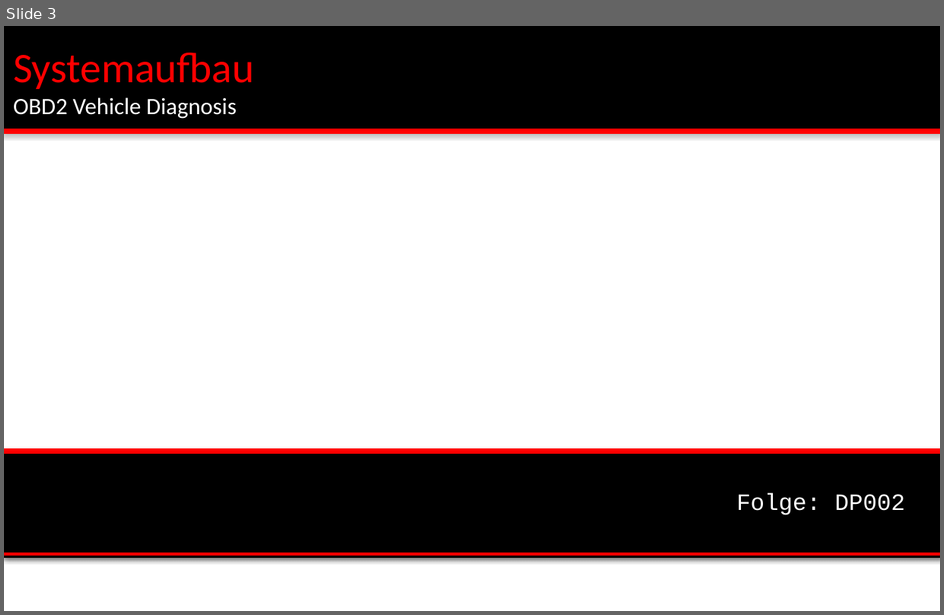
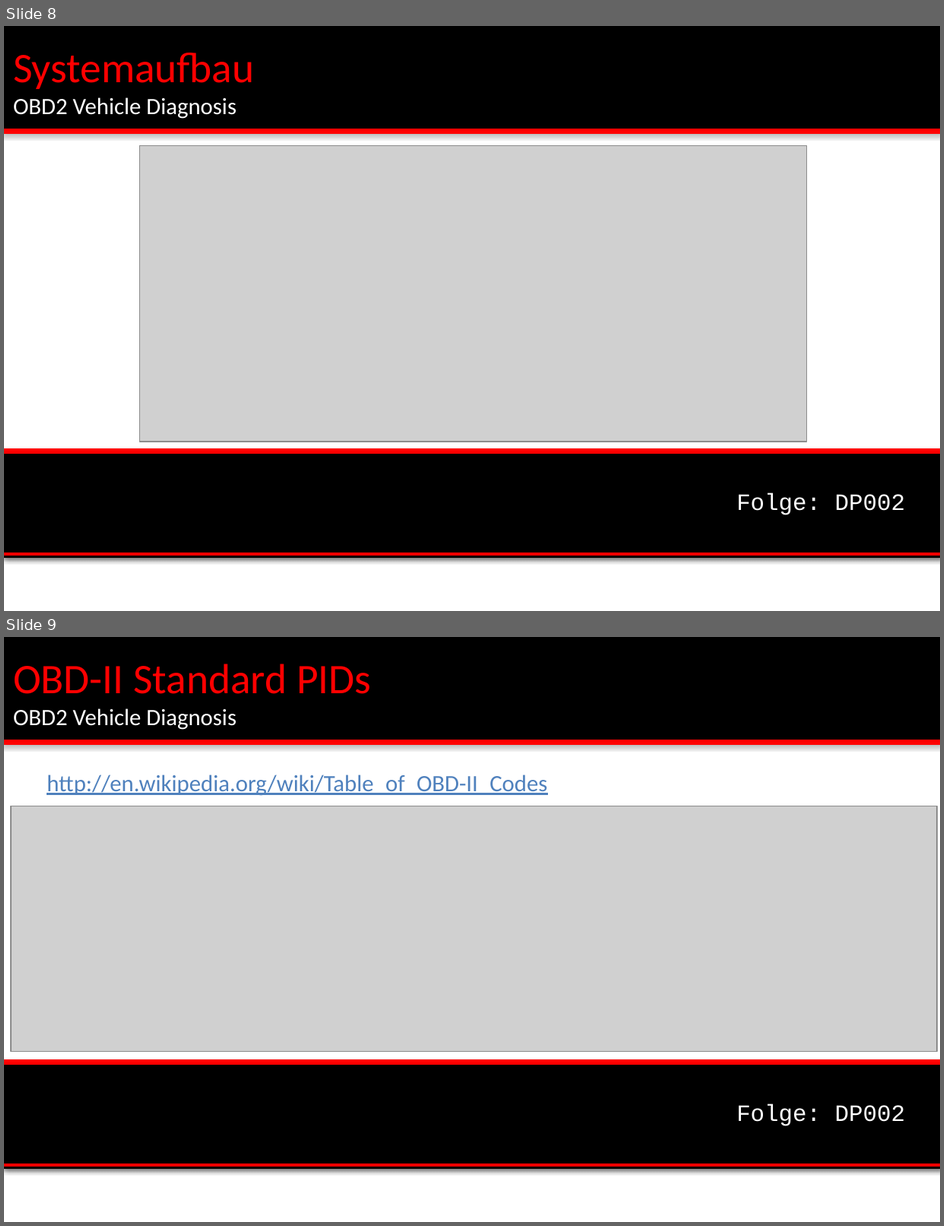
Before and after one commit to msedd/DP002-OBD2_Vehicle_Diagnosis, a slide deck: DP002-Technische_Konzept.ppt. Shown one above the other, each under a label of ours: slide 3 before the commit, slides 8 and 9 after it. The pictures are 944x615 and 944x1226 pixels, drawn with LibreOffice and Linux fonts; fonts in the diff are those of the drawing; grey boxes stand for pictures; background and template pictures are left out. Boxes give left, top, right and bottom in pixels: in the first picture for what was removed or moved away, otherwise in the second. Text is boxed around its words. In the diff, an @@ line names an element or a change of style, - is before the commit and + after.

```diff
--- a/DP002-Technische_Konzept.ppt
+++ b/DP002-Technische_Konzept.ppt
@@ slide 9 added at (4,637,940,1222), background #FFFFFF; not listed: 6 template elements that a slide beside it also shows @@
@@ title added at (13,664,371,730), 18 pt, text #FFFFFF @@
+OBD-II Standard PIDs
+OBD2 Vehicle Diagnosis
@@ text added at (47,775,547,796), 18 pt, text #4F81BD, underline @@
+http://en.wikipedia.org/wiki/Table_of_OBD-II_Codes
@@ picture added at (11,806,937,1052) @@
@@ what was slide 3 is now slide 8 @@
@@ slide 8 changed as well @@
@@ picture added at (140,146,807,442) @@
```
Also in this commit, not shown: 3 other slides changed, 5 other slides added, 1 other file.
